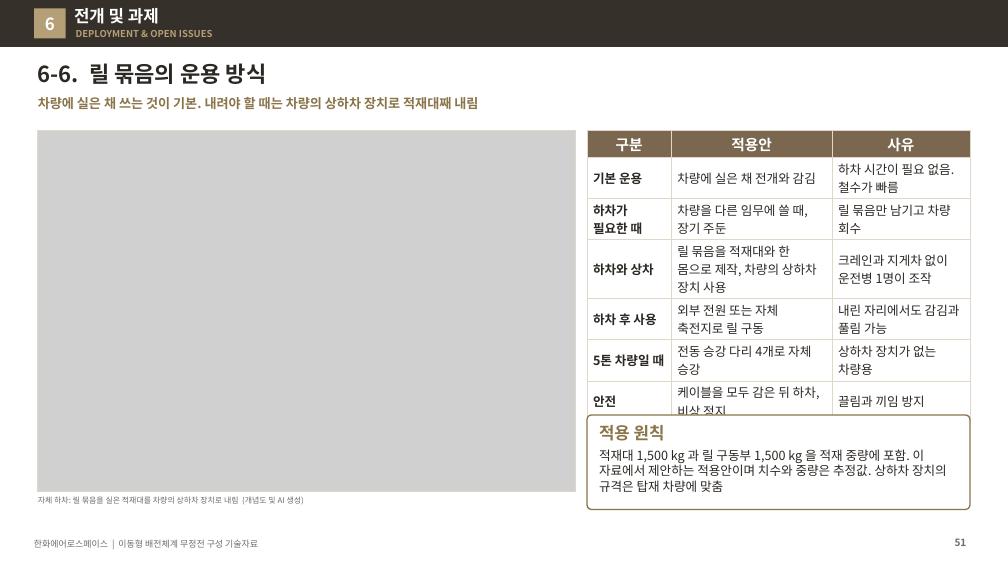
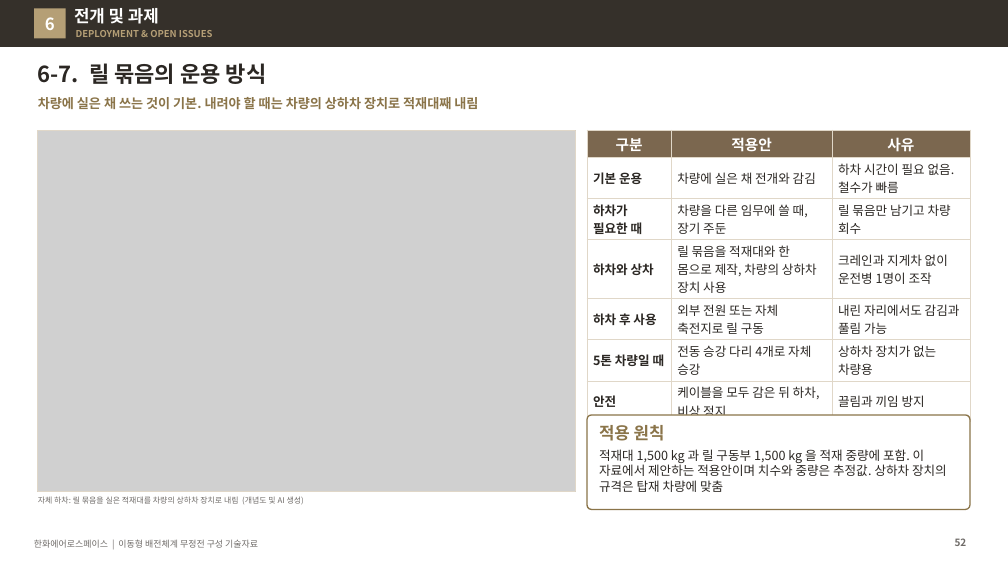
Before and after one commit to byunjd112-hue/headroom, a slide deck: slide 52 of mobile_ems/docs/out/IFPS_이동형배전체계_무정전구성_기술자료_Rev72.pptx (slide 51 before the commit). Drawn at 1008x567 pixels with LibreOffice and Linux fonts; fonts in the diff are those of the drawing; grey boxes stand for pictures. Boxes give left, top, right and bottom in pixels: in the first picture for what was removed or moved away, otherwise in the second. Text is boxed around its words. In the diff, an @@ line names an element or a change of style, - is before the commit and + after.

```diff
--- a/mobile_ems/docs/out/IFPS_이동형배전체계_무정전구성_기술자료_Rev72.pptx
+++ b/mobile_ems/docs/out/IFPS_이동형배전체계_무정전구성_기술자료_Rev72.pptx
@@ title at (38,63,267,84): text changed @@
-6-6. 릴 묶음의 운용 방식
+6-7. 릴 묶음의 운용 방식
```
Also in this commit, not shown: 3 other slides changed, 1 slide added, 4 other files.
